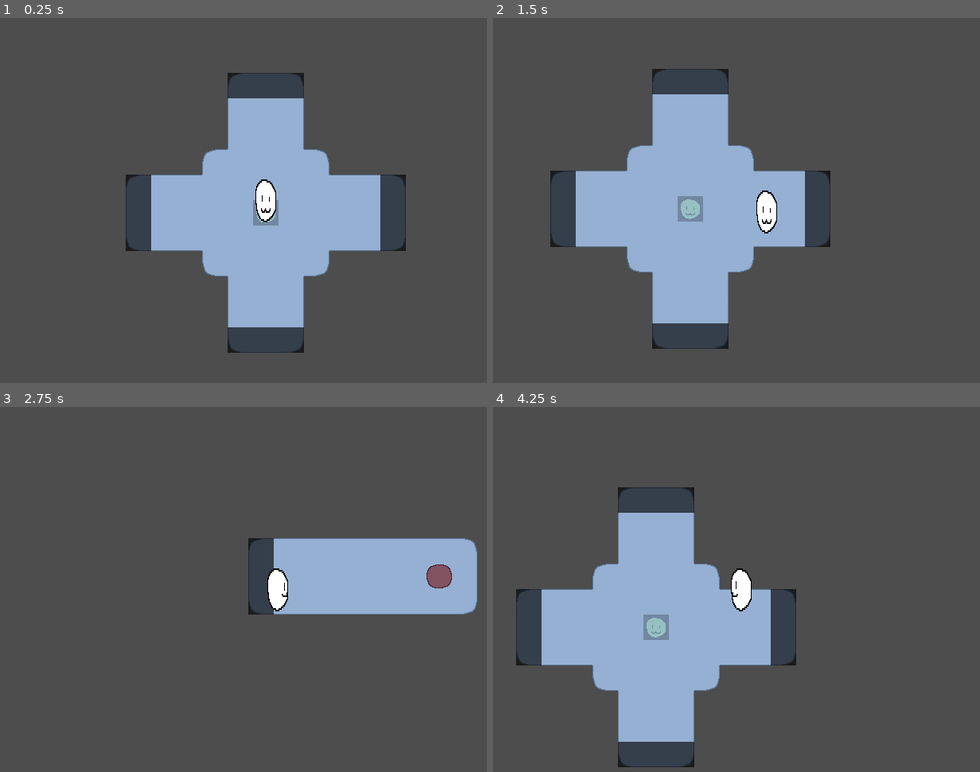
Above: before the commit, frames 1-4 (two rows, left to right).
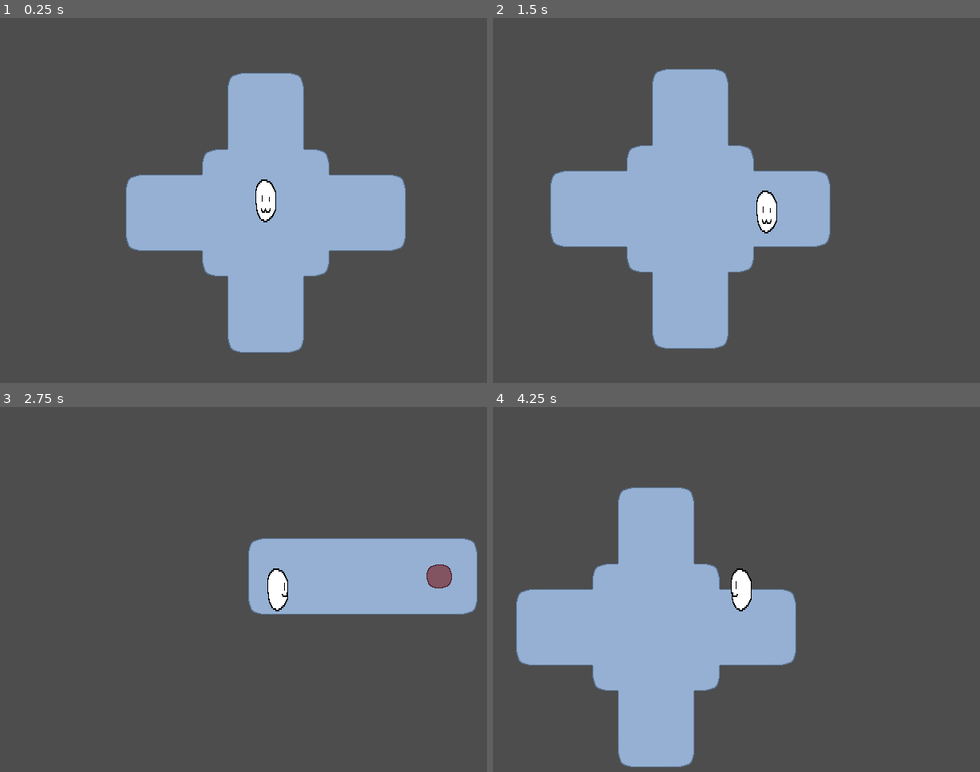
Above: after the commit, the same moments.

Repository: RubeculaBee/dream-catcher
Game: Godot game, scene res://Scenes/game.tscn
Two runs of this game, one before a commit and one after it. Both use one fixed random seed, a clock stepped at 60 frames per second and the inputs below.
Inputs:
- Up to frame 1 (0.25 s): no input
- Up to frame 2 (1.5 s): tap Enter at 0.5 s; hold Right (right) 0.53-1.28 s; hold Down (down) from 1.28 s (still down)
- Up to frame 3 (2.75 s): release Down (down) at 2.03 s; hold Right (right) from 2.03 s (still down)
- Up to frame 4 (4.25 s): release Right (right) at 2.78 s; hold Up (up) 2.78-3.53 s; hold Left (left) from 3.53 s (still down)

The runs differ from the first frame. In frame 1, 4.5% of the frame differs, in the area x 25-84%, y 15-92%; in frame 2, 4.6%, in the area x 11-70%, y 13-91%; in frame 3, 1.0%; in frame 4, 4.6%.

Commit message:
player spawn and screen transitions are now only visible in editor

Diff:
--- a/Scenes/Gameobjects/player_spawn.tscn
+++ b/Scenes/Gameobjects/player_spawn.tscn
@@ -1,9 +1,11 @@
-[gd_scene load_steps=2 format=3 uid="uid://slfd53otck1g"]
+[gd_scene load_steps=3 format=3 uid="uid://slfd53otck1g"]
 
 [ext_resource type="Texture2D" uid="uid://bkpeyk2wksvpf" path="res://Resources/Images/player_spawn.png" id="1_c24g2"]
+[ext_resource type="Script" uid="uid://d4juumb623dk0" path="res://Scripts/player_spawn.gd" id="1_ha5tm"]
 
 [node name="Player Spawn" type="Node2D"]
 texture_filter = 1
+script = ExtResource("1_ha5tm")
 
 [node name="Sprite2D" type="Sprite2D" parent="."]
 modulate = Color(1, 1, 1, 0.23529412)
--- /dev/null
+++ b/Scripts/player_spawn.gd
@@ -0,0 +1,4 @@
+extends Node2D
+
+func _ready() -> void:
+    get_node("Sprite2D").free()
--- a/Scripts/screen_transition.gd
+++ b/Scripts/screen_transition.gd
@@ -10,6 +10,9 @@
 signal transition(transtion: ScreenTransition, offset: Vector2) ## Trigger a screen transition with data about itself and where the player entered.
 
 func _ready() -> void:
+	# Remove Debug Box
+	get_node("ColorRect").free()
+
 	# wait before conencting the signal, such that the player doesnt trigger this as soon as the room loads
 	await get_tree().create_timer(0.1).timeout
 	area_entered.connect(_on_area_entered)
Not shown, added: Scripts/player_spawn.gd.uid
